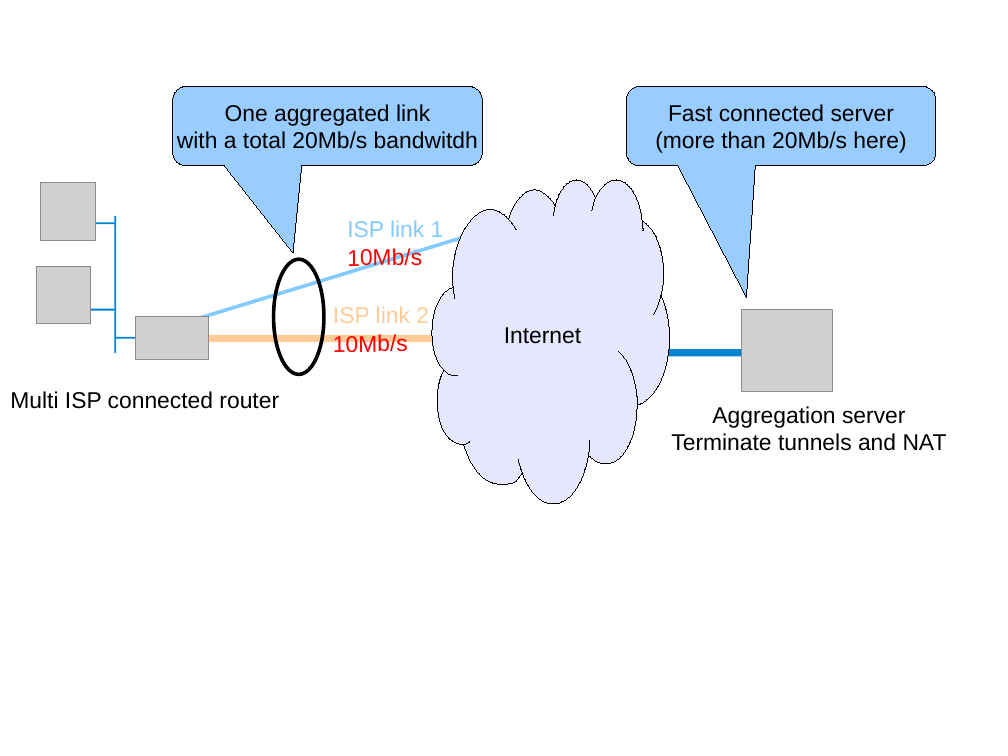
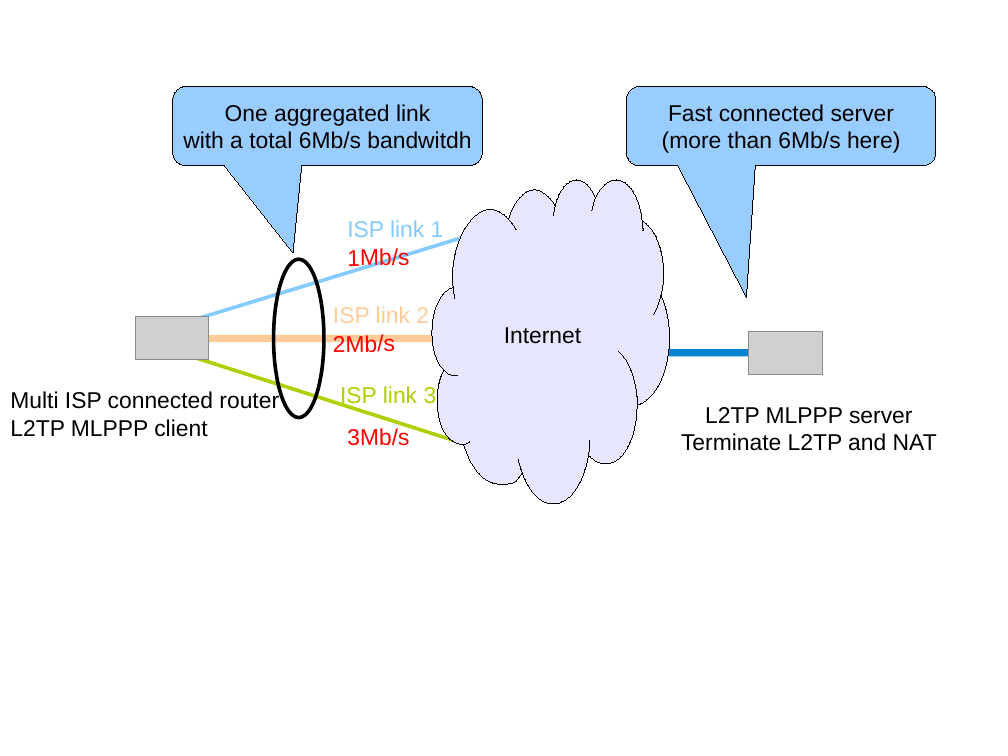
Before and after one commit to ocochard/BSDRP, a slide deck: slide 25 of docs/labs.examples.odp (slide 23 before the commit). Drawn at 1008x756 pixels with LibreOffice and Linux fonts; fonts in the diff are those of the drawing; grey boxes stand for pictures. Boxes give left, top, right and bottom in pixels: in the first picture for what was removed or moved away, otherwise in the second. Text is boxed around its words. In the diff, an @@ line names an element or a change of style, - is before the commit and + after.

```diff
--- a/docs/labs.examples.odp
+++ b/docs/labs.examples.odp
@@ text in rounded speech box at (183, 131, 471, 149): text changed @@
-with a total 20Mb/s bandwitdh
+with a total 6Mb/s bandwitdh
@@ text in rounded speech box at (662, 131, 900, 153): text changed @@
-(more than 20Mb/s here)
+(more than 6Mb/s here)
@@ picture removed at (41, 183, 96, 241) @@
@@ line removed from (79, 223) to (115, 223) @@
@@ line removed from (115, 216) to (115, 353) @@
@@ picture removed at (36, 266, 91, 324) @@
@@ ellipse: place and size @@
-ellipse at (273, 259, 324, 374)
+ellipse at (273, 259, 324, 417)
@@ text at (347, 248, 409, 271): text changed @@
-10Mb/s
+1Mb/s
@@ line removed from (79, 310) to (115, 310) @@
@@ line removed from (114, 338) to (151, 338) @@
@@ line added from (541, 468) to (180, 353), #AECF00 2.83 pt @@
@@ text at (333, 334, 395, 352): text changed @@
-10Mb/s
+2Mb/s
@@ picture: place and size @@
-picture at (742, 310, 832, 392)
+picture at (749, 331, 822, 374)
@@ text added at (340, 386, 437, 408), 18 pt, text #AECF00 @@
+ISP link 3
@@ text at (10, 419, 207, 437): paragraph added @@
+L2TP MLPPP client
@@ text at (681, 407, 937, 451): text changed @@
-Aggregation server
-Terminate tunnels and NAT
+L2TP MLPPP server
+Terminate L2TP and NAT
@@ text added at (347, 427, 409, 446), 18 pt, text #FF0000 @@
+3Mb/s
```
Also in this commit, not shown: 7 other slides changed, 7 slides added, 1 slide removed, 11 other files.
